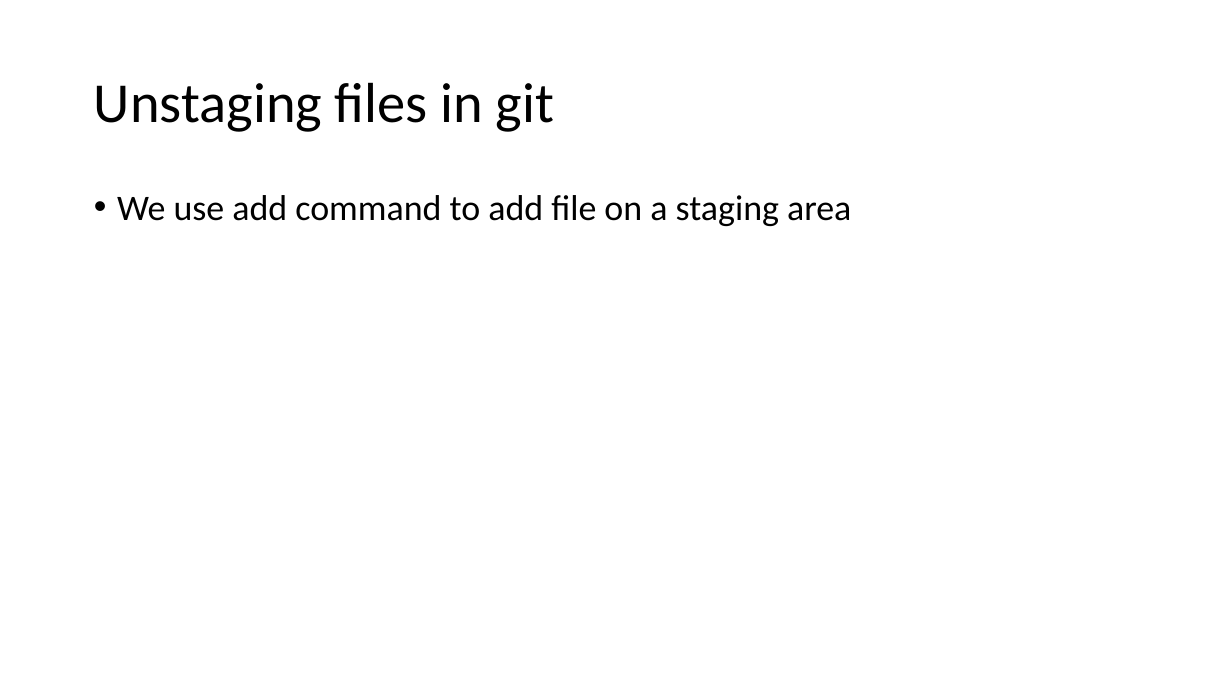
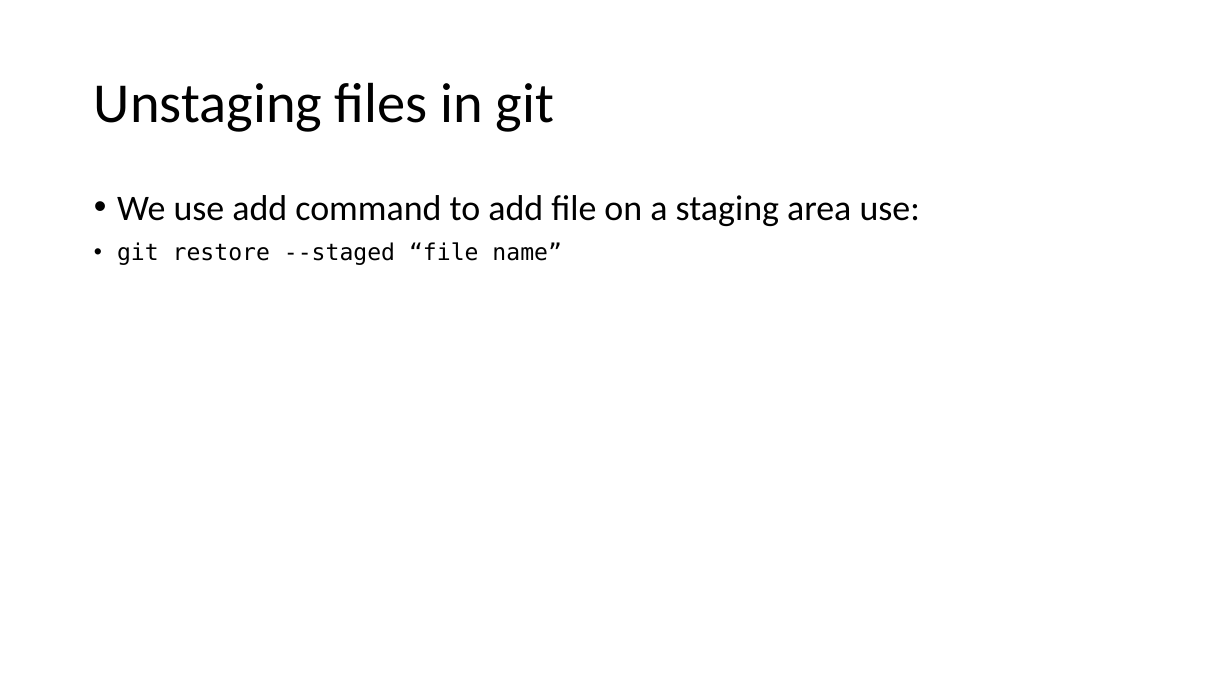
Before and after one commit to Kawthersaeedi/GitProgictTo-learn-, a slide deck: slide 11 of Git and Github ppt.odp. Drawn at 1232x693 pixels with LibreOffice and Linux fonts; fonts in the diff are those of the drawing. Boxes give left, top, right and bottom in pixels: in the first picture for what was removed or moved away, otherwise in the second. Text is boxed around its words. In the diff, an @@ line names an element or a change of style, - is before the commit and + after.

```diff
--- a/Git and Github ppt.odp
+++ b/Git and Github ppt.odp
@@ text at box(117, 195, 920, 265): text changed @@
-• We use add command to add file on a staging area
+• We use add command to add file on a staging area use:
+• git restore --staged “file name”
```
Also in this commit, not shown: 10 slides added, 7 other files.
